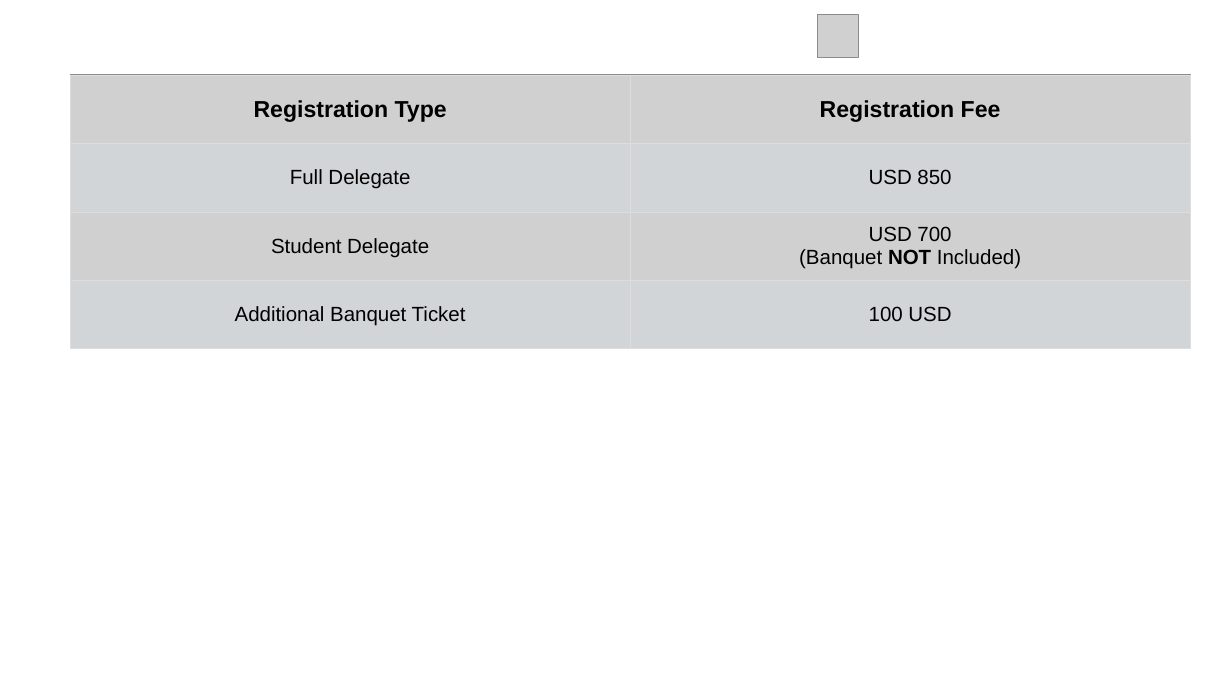
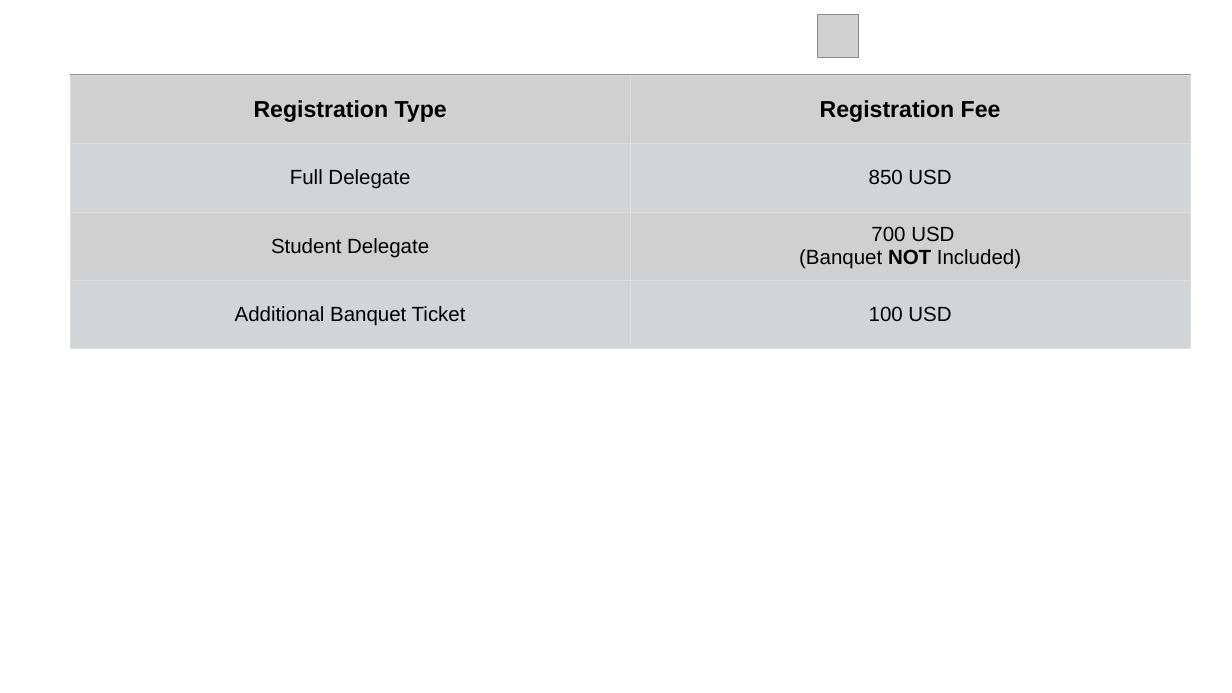
Before and after one commit to zhangxy911/zhangxy911.github.io, a slide deck: slide 3 of assets/figures.pptx. Drawn at 1232x693 pixels with LibreOffice and Linux fonts; fonts in the diff are those of the drawing; grey boxes stand for pictures; background and template pictures are left out. Boxes give left, top, right and bottom in pixels: in the first picture for what was removed or moved away, otherwise in the second. Text is boxed around its words. In the diff, an @@ line names an element or a change of style, - is before the commit and + after.

```diff
--- a/assets/figures.pptx
+++ b/assets/figures.pptx
@@ table at <box>70,75,1190,348</box> @@
-row 2, column 2: USD 850
+row 2, column 2: 850 USD
-row 3, column 2: USD 700 / (Banquet NOT Included)
+row 3, column 2: 700 USD / (Banquet NOT Included)
```
Also in this commit, not shown: 1 other file.
